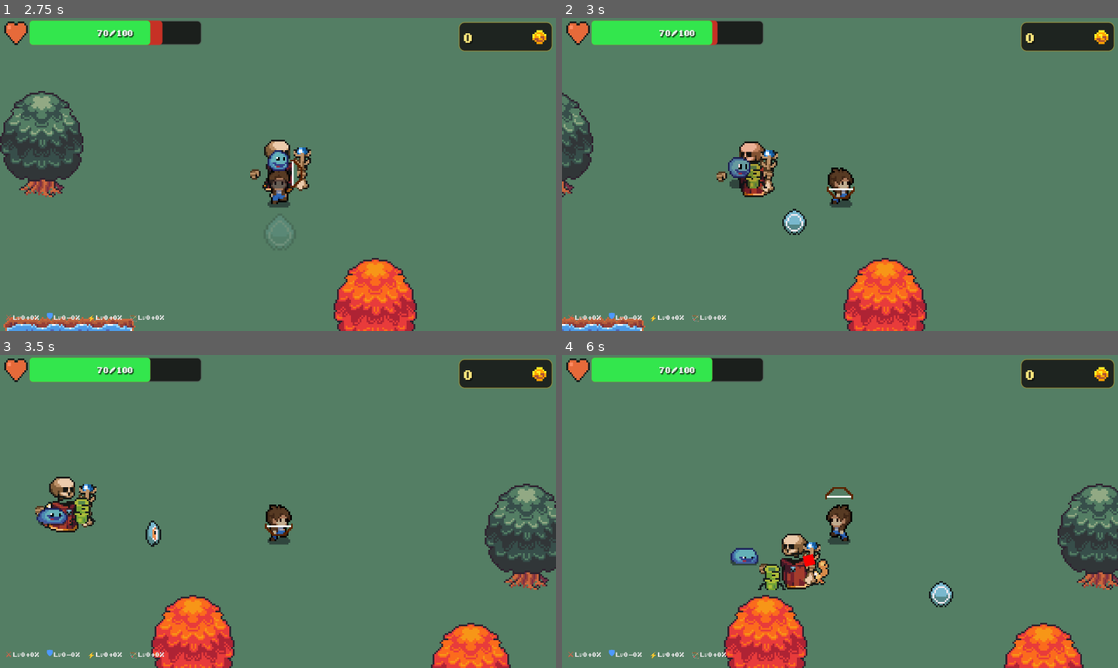
Above: before the commit, frames 1-4 (two rows, left to right).
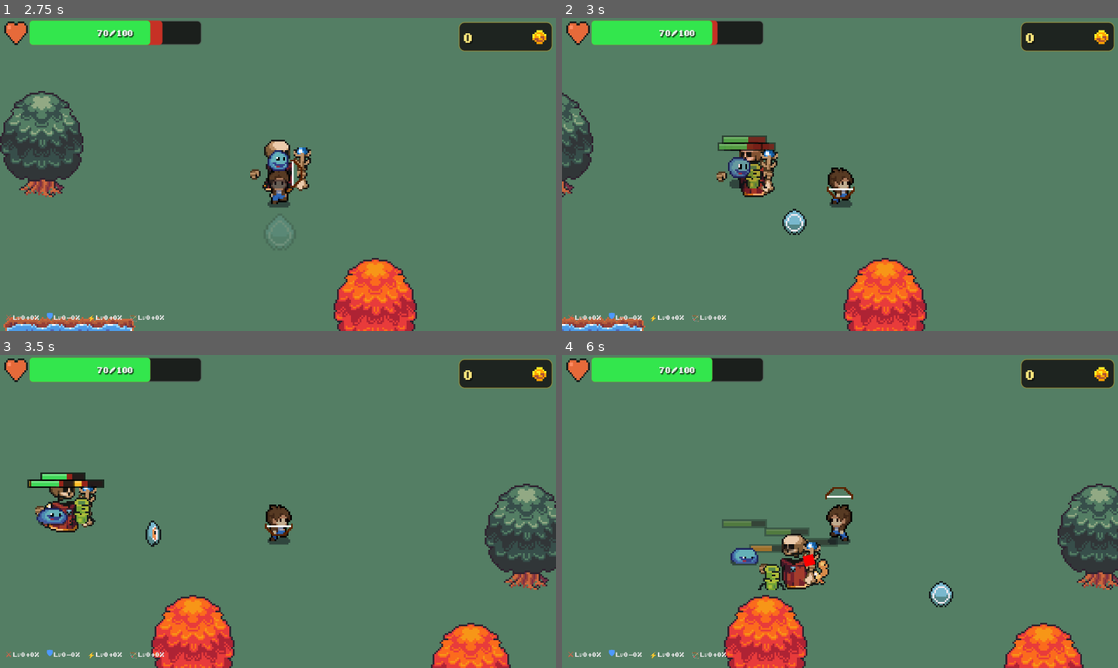
Above: after the commit, the same moments.

Repository: Alex1337F/INDAProject
Game: Godot game, scene res://scenes/class_select.tscn
Same seed, same stepped clock (60 frames per second), same inputs: the game is played once before the commit and once after it.
Inputs (mouse positions are in pixels of both pictures, inside the frame that each line leads up to):
- Up to frame 1 (2.75 s): click "Archer" at 0.5 s; click (127, 99) at 1.27 s; click (372, 99) at 2.02 s
- Up to frame 2 (3 s): tap Enter at 2.75 s; move the mouse to (962, 158) at 2.77 s; hold D (walk-right) from 2.78 s (still down); hold Down (aim-down) from 2.78 s (still down)
- Up to frame 3 (3.5 s): keep holding D (walk-right); keep holding Down (aim-down)
- Up to frame 4 (6 s): move the mouse to (728, 527) at 3.52 s; release D (walk-right) at 3.53 s; release Down (aim-down) at 3.53 s; hold S (walk-backwards) 3.53-4.28 s; tap Left (aim-left) at 3.6 s; move the mouse to (895, 442) at 4.27 s; hold D (walk-right) 4.28-5.03 s; hold Right (aim-right) 4.28-5.03 s; move the mouse to (812, 574) at 5.02 s; hold W (walk-forward) 5.03-5.78 s; tap Up (aim-up) at 5.1 s; move the mouse to (1006, 558) at 5.77 s; hold A (walk-left) from 5.78 s (still down); tap Shift (dash) at 5.85 s

Frame 1 is identical in both runs. In frame 2, 0.5% of the frame differs, in the area x 28-39%, y 37-43%; in frame 3, 0.5%; in frame 4, 0.7%, in the area x 28-50%, y 52-64%.

Commit message:
Add floating enemy health bar system

Diff:
--- a/scenes/skeleton_enemy.gd
+++ b/scenes/skeleton_enemy.gd
@@ -19,6 +19,7 @@
 var is_dead: bool = false
 var current_health: int = MAX_HEALTH
 var is_knockback: bool = false
+var health_bar: Node2D
 
 var hands_base_pos: Vector2
 var hands2_base_pos: Vector2
@@ -39,11 +40,21 @@
 	bone_base_pos = bone.position
 	bone_base_rot = bone.rotation
 	player = get_tree().get_first_node_in_group("player")
+	_create_health_bar()
+
+func _create_health_bar() -> void:
+	var hb_script = preload("res://scripts/enemy_health_bar.gd")
+	health_bar = Node2D.new()
+	health_bar.set_script(hb_script)
+	add_child(health_bar)
+	health_bar.setup(MAX_HEALTH, -20.0)
 
 func take_damage(amount: int, knockback_origin: Vector2) -> void:
 	if is_dead:
 		return
 	current_health -= amount
+	if health_bar:
+		health_bar.update_health(current_health, MAX_HEALTH)
 	var knockback_dir = (global_position - knockback_origin).normalized()
 	velocity = knockback_dir * KNOCKBACK_FORCE
 	is_knockback = true
--- a/scripts/bamboo_enemy.gd
+++ b/scripts/bamboo_enemy.gd
@@ -14,6 +14,7 @@
 var player: CharacterBody2D
 var current_health: int = MAX_HEALTH
 var is_knockback: bool = false
+var health_bar: Node2D
 
 enum State { IDLE, PATROL, CHASE }
 var state: State = State.IDLE
@@ -26,9 +27,19 @@
 	add_to_group("enemy")
 	current_health = MAX_HEALTH
 	player = get_tree().get_first_node_in_group("player")
+	_create_health_bar()
+
+func _create_health_bar() -> void:
+	var hb_script = preload("res://scripts/enemy_health_bar.gd")
+	health_bar = Node2D.new()
+	health_bar.set_script(hb_script)
+	add_child(health_bar)
+	health_bar.setup(MAX_HEALTH)
 
 func take_damage(amount: int, knockback_origin: Vector2) -> void:
 	current_health -= amount
+	if health_bar:
+		health_bar.update_health(current_health, MAX_HEALTH)
 	var knockback_dir = (global_position - knockback_origin).normalized()
 	velocity = knockback_dir * KNOCKBACK_FORCE
 	is_knockback = true
--- a/scripts/enemy.gd
+++ b/scripts/enemy.gd
@@ -7,6 +7,7 @@
 var current_health: int
 var is_knockback: bool = false
 var damage_timer: float = 0.0
+var health_bar: Node2D
 
 const KNOCKBACK_FORCE = 400.0
 const KNOCKBACK_DECAY = 10.0
@@ -18,6 +19,14 @@
 	add_to_group("enemy")
 	current_health = MAX_HEALTH
 	player = get_tree().get_first_node_in_group("player")
+	_create_health_bar()
+
+func _create_health_bar() -> void:
+	var hb_script = preload("res://scripts/enemy_health_bar.gd")
+	health_bar = Node2D.new()
+	health_bar.set_script(hb_script)
+	add_child(health_bar)
+	health_bar.setup(MAX_HEALTH)
 
 func _physics_process(delta: float) -> void:
 	if player == null:
@@ -58,6 +67,8 @@
 
 func take_damage(amount: int, knockback_origin: Vector2) -> void:
 	current_health -= amount
+	if health_bar:
+		health_bar.update_health(current_health, MAX_HEALTH)
 
 	# Apply knockback away from attacker
 	var knockback_dir = (global_position - knockback_origin).normalized()
--- /dev/null
+++ b/scripts/enemy_health_bar.gd
@@ -0,0 +1,103 @@
+extends Node2D
+# Floating enemy health bar — add as child of any enemy node.
+# Call update_health(current, max) whenever the enemy takes damage.
+
+var max_health: float = 100.0
+var current_health: float = 100.0
+var ghost_health: float = 100.0
+
+var bar_width: float = 24.0
+var bar_height: float = 3.0
+var border: float = 1.0
+var y_offset: float = -16.0  # How far above the enemy
+
+var is_visible_bar: bool = false
+var hide_timer: float = 0.0
+const HIDE_DELAY: float = 3.0
+const FADE_SPEED: float = 4.0
+
+var bar_alpha: float = 0.0
+var ghost_tween: Tween
+
+func _ready() -> void:
+	# Start invisible — only show when damaged
+	modulate.a = 0.0
+	position.y = y_offset
+
+func setup(max_hp: float, offset_y: float = -16.0) -> void:
+	max_health = max_hp
+	current_health = max_hp
+	ghost_health = max_hp
+	y_offset = offset_y
+	position.y = y_offset
+
+func update_health(current_hp: float, max_hp: float) -> void:
+	max_health = max_hp
+	current_health = clampf(current_hp, 0.0, max_hp)
+
+	# Show the bar on first damage
+	if not is_visible_bar:
+		is_visible_bar = true
+
+	# Reset the hide timer
+	hide_timer = HIDE_DELAY
+
+	# Animate the ghost bar (red damage trail)
+	if ghost_tween:
+		ghost_tween.kill()
+	ghost_tween = create_tween()
+	ghost_tween.tween_interval(0.3)
+	ghost_tween.tween_property(self, "ghost_health", current_health, 0.5).set_ease(Tween.EASE_IN_OUT)
+
+	queue_redraw()
+
+func _process(delta: float) -> void:
+	# Smoothly fade in/out
+	if is_visible_bar and hide_timer > 0:
+		bar_alpha = minf(bar_alpha + FADE_SPEED * delta, 1.0)
+		hide_timer -= delta
+	elif is_visible_bar and hide_timer <= 0:
+		bar_alpha = maxf(bar_alpha - FADE_SPEED * delta, 0.0)
+		if bar_alpha <= 0.0:
+			is_visible_bar = false
+
+	modulate.a = bar_alpha
+	queue_redraw()
+
+func _draw() -> void:
+	if bar_alpha <= 0.0:
+		return
+
+	var total_w = bar_width + border * 2
+	var total_h = bar_height + border * 2
+	var origin = Vector2(-total_w / 2.0, -total_h / 2.0)
+
+	# Outer border (dark)
+	draw_rect(Rect2(origin, Vector2(total_w, total_h)), Color(0.0, 0.0, 0.0, 0.7))
+
+	# Inner background
+	var inner_origin = origin + Vector2(border, border)
+	draw_rect(Rect2(inner_origin, Vector2(bar_width, bar_height)), Color(0.15, 0.1, 0.1, 0.85))
+
+	# Ghost bar (damage trail — dark red)
+	var ghost_pct = ghost_health / max_health if max_health > 0 else 0.0
+	if ghost_pct > 0:
+		draw_rect(Rect2(inner_origin, Vector2(bar_width * ghost_pct, bar_height)), Color(0.7, 0.15, 0.1, 0.8))
+
+	# Main health bar
+	var hp_pct = current_health / max_health if max_health > 0 else 0.0
+	var fill_color: Color
+	if hp_pct > 0.55:
+		fill_color = Color(0.25, 0.85, 0.35)  # Green
+	elif hp_pct > 0.25:
+		fill_color = Color(1.0, 0.75, 0.15)   # Yellow/Orange
+	else:
+		fill_color = Color(0.9, 0.2, 0.15)    # Red
+
+	if hp_pct > 0:
+		draw_rect(Rect2(inner_origin, Vector2(bar_width * hp_pct, bar_height)), fill_color)
+
+	# Bright highlight line on top (1px, subtle shine)
+	if hp_pct > 0:
+		var shine_color = Color(1.0, 1.0, 1.0, 0.25)
+		draw_rect(Rect2(inner_origin, Vector2(bar_width * hp_pct, 1.0)), shine_color)
--- a/scripts/eye_enemy.gd
+++ b/scripts/eye_enemy.gd
@@ -16,6 +16,7 @@
 var player: CharacterBody2D
 var current_health: int = MAX_HEALTH
 var is_knockback: bool = false
+var health_bar: Node2D
 var teleport_timer: float = 0.0
 var damage_timer: float = 0.0
 var bob_time: float = 0.0
@@ -32,9 +33,19 @@
 	current_health = MAX_HEALTH
 	teleport_timer = randf_range(TELEPORT_INTERVAL_MIN, TELEPORT_INTERVAL_MAX)
 	player = get_tree().get_first_node_in_group("player")
+	_create_health_bar()
+
+func _create_health_bar() -> void:
+	var hb_script = preload("res://scripts/enemy_health_bar.gd")
+	health_bar = Node2D.new()
+	health_bar.set_script(hb_script)
+	add_child(health_bar)
+	health_bar.setup(MAX_HEALTH)
 
 func take_damage(amount: int, knockback_origin: Vector2) -> void:
 	current_health -= amount
+	if health_bar:
+		health_bar.update_health(current_health, MAX_HEALTH)
 	# Cancel teleport if mid-teleport
 	if is_teleporting:
 		is_teleporting = false
--- a/scripts/yellow_bat_enemy.gd
+++ b/scripts/yellow_bat_enemy.gd
@@ -16,6 +16,7 @@
 var player: CharacterBody2D
 var current_health: int = MAX_HEALTH
 var is_knockback: bool = false
+var health_bar: Node2D
 
 enum State { IDLE, APPROACHING, LOCK_ON, DASHING, RECOVERING }
 var state: State = State.IDLE
@@ -30,9 +31,19 @@
 	add_to_group("enemy")
 	current_health = MAX_HEALTH
 	player = get_tree().get_first_node_in_group("player")
+	_create_health_bar()
+
+func _create_health_bar() -> void:
+	var hb_script = preload("res://scripts/enemy_health_bar.gd")
+	health_bar = Node2D.new()
+	health_bar.set_script(hb_script)
+	add_child(health_bar)
+	health_bar.setup(MAX_HEALTH)
 
 func take_damage(amount: int, knockback_origin: Vector2) -> void:
 	current_health -= amount
+	if health_bar:
+		health_bar.update_health(current_health, MAX_HEALTH)
 	# Interrupt dash state on hit
 	if state == State.DASHING or state == State.LOCK_ON:
 		state = State.RECOVERING
Not shown, added: scripts/enemy_health_bar.gd.uid
